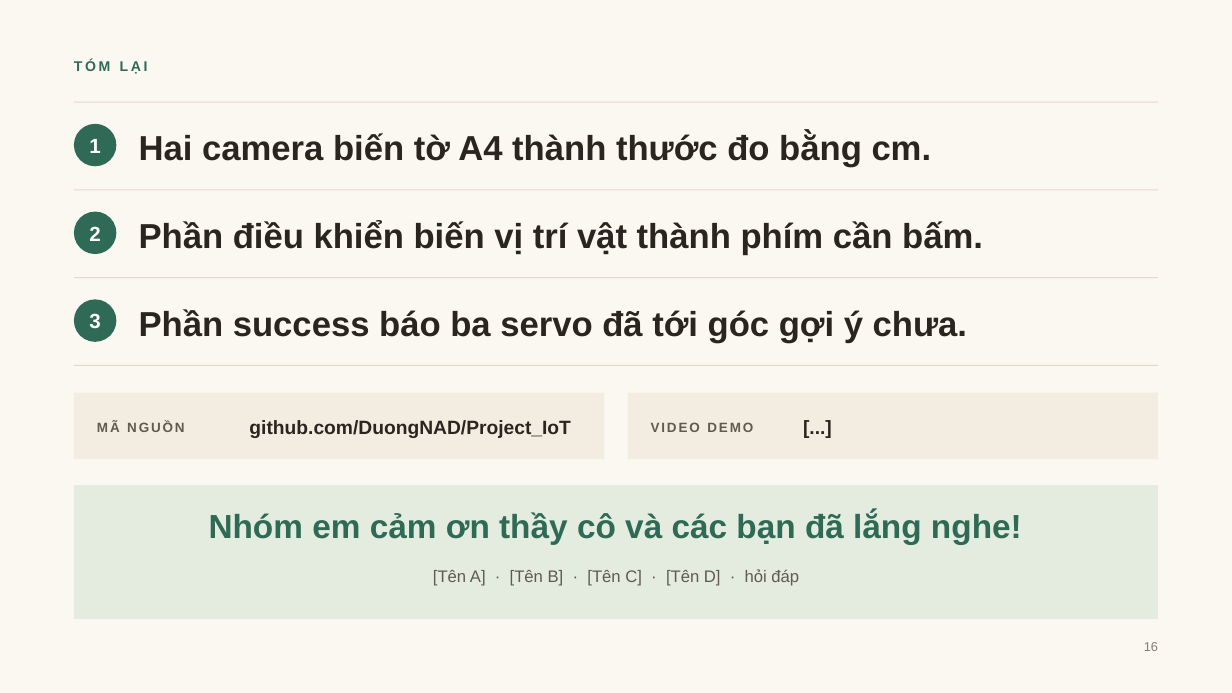
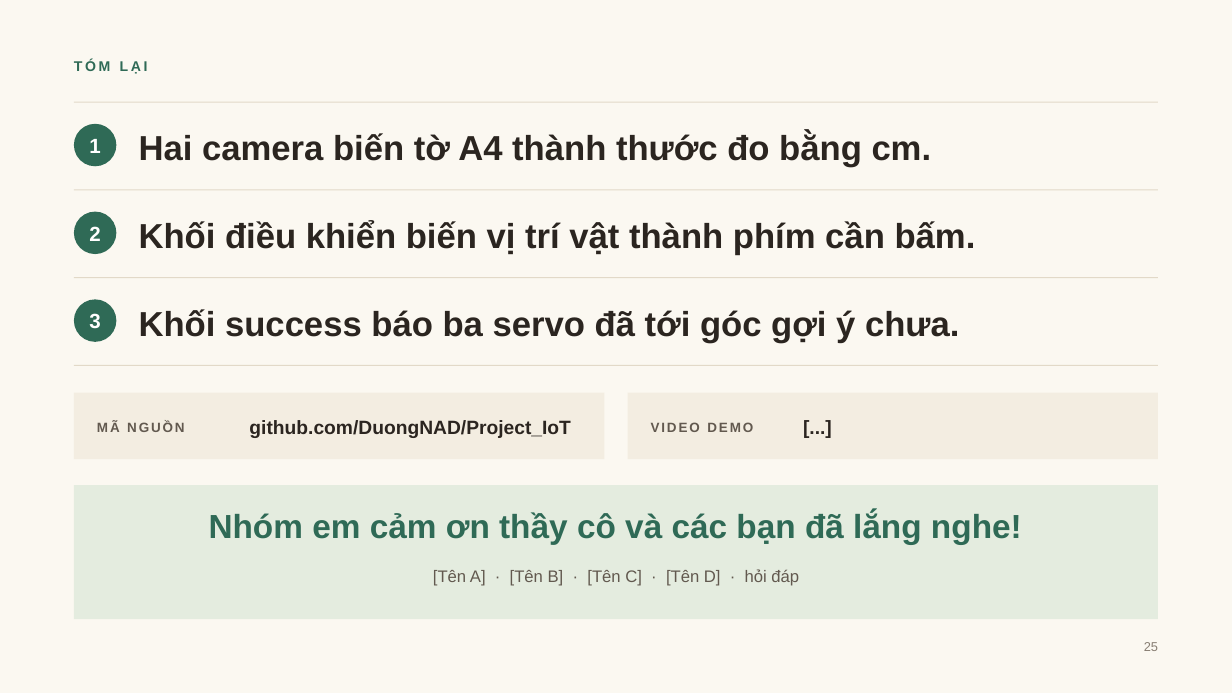
Before and after one commit to DuongNAD/Project_IoT, a slide deck: slide 25 of slides/Project_IoT_ThuyetTrinh.pptx (slide 16 before the commit). Drawn at 1232x693 pixels with LibreOffice and Linux fonts; fonts in the diff are those of the drawing. Boxes give left, top, right and bottom in pixels: in the first picture for what was removed or moved away, otherwise in the second. Text is boxed around its words. In the diff, an @@ line names an element or a change of style, - is before the commit and + after.

```diff
--- a/slides/Project_IoT_ThuyetTrinh.pptx
+++ b/slides/Project_IoT_ThuyetTrinh.pptx
@@ text at box(139, 220, 976, 255): text changed @@
-Phần điều khiển biến vị trí vật thành phím cần bấm.
+Khối điều khiển biến vị trí vật thành phím cần bấm.
@@ text at box(139, 309, 959, 343): text changed @@
-Phần success báo ba servo đã tới góc gợi ý chưa.
+Khối success báo ba servo đã tới góc gợi ý chưa.
@@ text at box(1144, 642, 1158, 651): text changed @@
-16
+25
```
Also in this commit, not shown: 13 other slides changed, 10 slides added, 1 slide removed, 30 other files.
